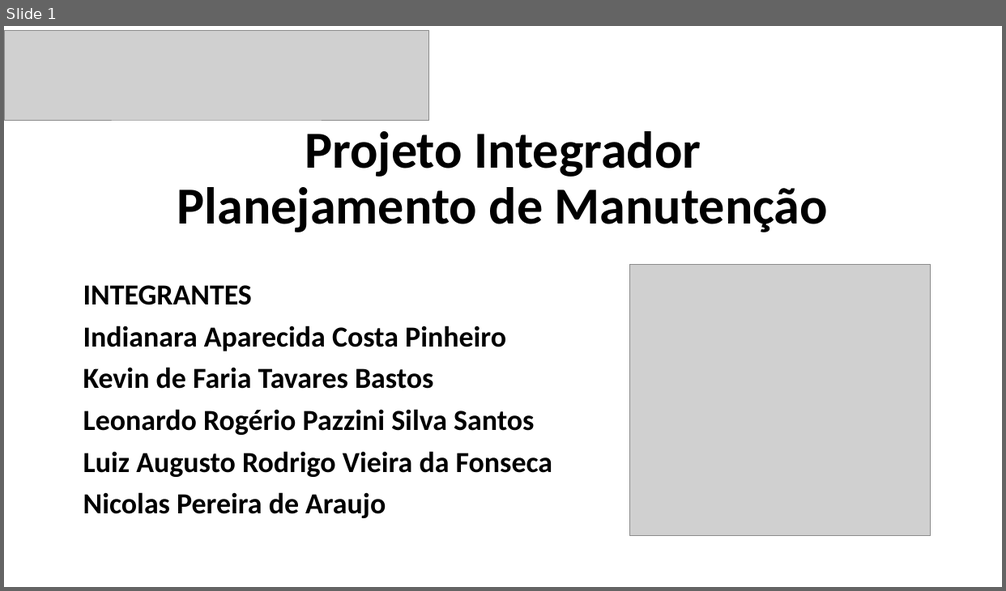
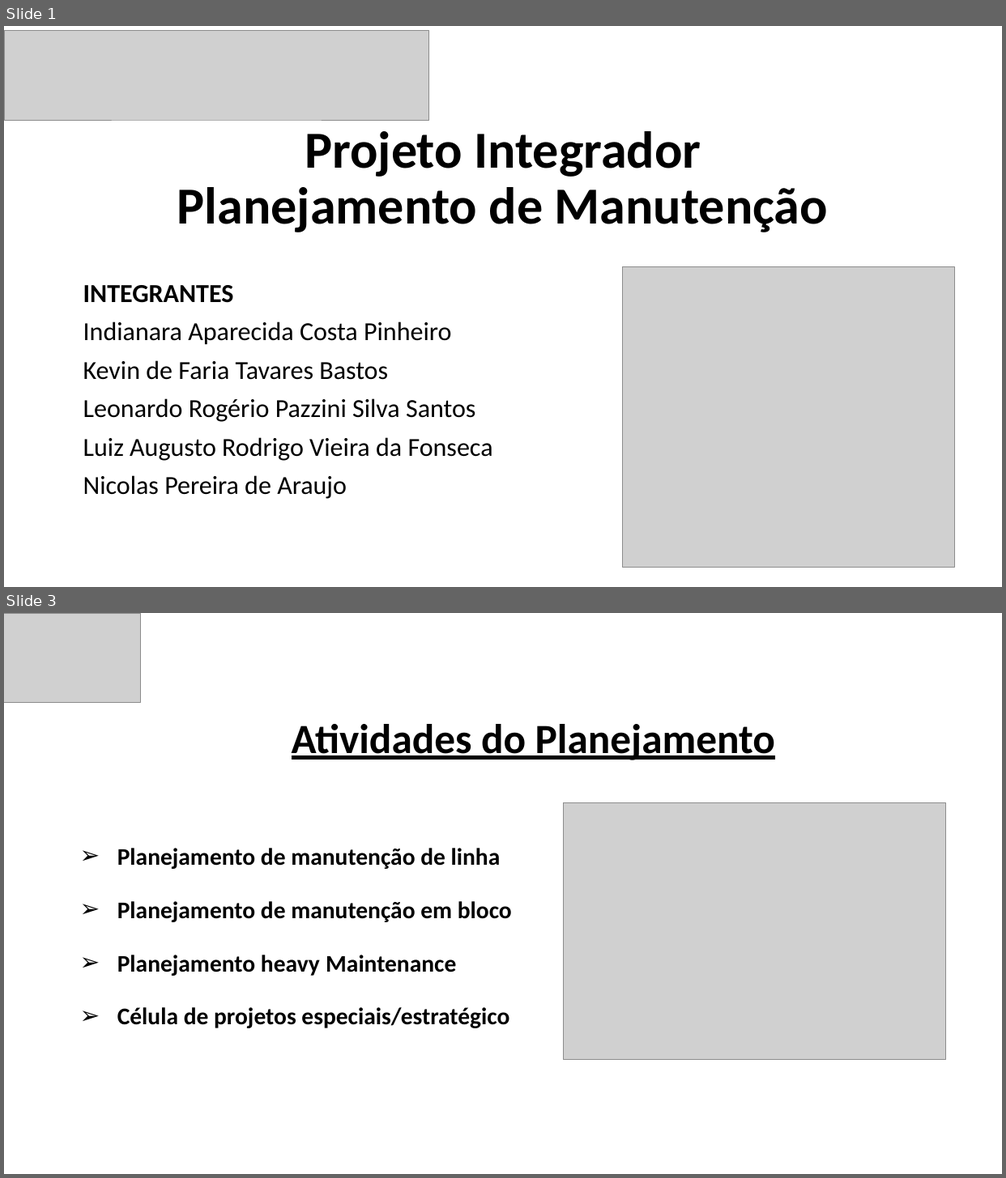
Before and after one commit to leonardopazzini/FATEC-PROJETO-INTEGRADOR-1-SEMESTRE, a slide deck: Projeto Integrador - Apresentação.pptx. Shown one above the other, each under a label of ours: slide 1 before the commit, slides 1 and 3 after it; the slides between them are not shown. The pictures are 1006x591 and 1006x1178 pixels, drawn with LibreOffice and Linux fonts; fonts in the diff are those of the drawing; grey boxes stand for pictures. Boxes give left, top, right and bottom in pixels: in the first picture for what was removed or moved away, otherwise in the second. Text is boxed around its words. In the diff, an @@ line names an element or a change of style, - is before the commit and + after.

```diff
--- a/Projeto Integrador - Apresentação.pptx
+++ b/Projeto Integrador - Apresentação.pptx
@@ slide 3 added at box(4, 613, 1002, 1174), background #FFFFFF @@
@@ picture added at box(4, 613, 141, 702) @@
@@ title added at box(292, 724, 775, 760), 40 pt, text #000000, bold, underline @@
+Atividades do Planejamento
@@ picture added at box(564, 803, 946, 1059) @@
@@ subtitle added at box(117, 848, 512, 1029), 23 pt, text #000000, bold @@
+➢ Planejamento de manutenção de linha
+➢ Planejamento de manutenção em bloco
+➢ Planejamento heavy Maintenance
+➢ Célula de projetos especiais/estratégico
@@ slide 1 changed as well @@
@@ picture: place and size @@
-picture at box(630, 264, 930, 535)
+picture at box(622, 267, 955, 567)
@@ subtitle "INTEGRANTES" at box(83, 285, 493, 499): size 28 to 25 pt, bold off @@
```
Also in this commit, not shown: 2 other slides changed, 1 other slide added, 2 slides removed, 1 other file.
